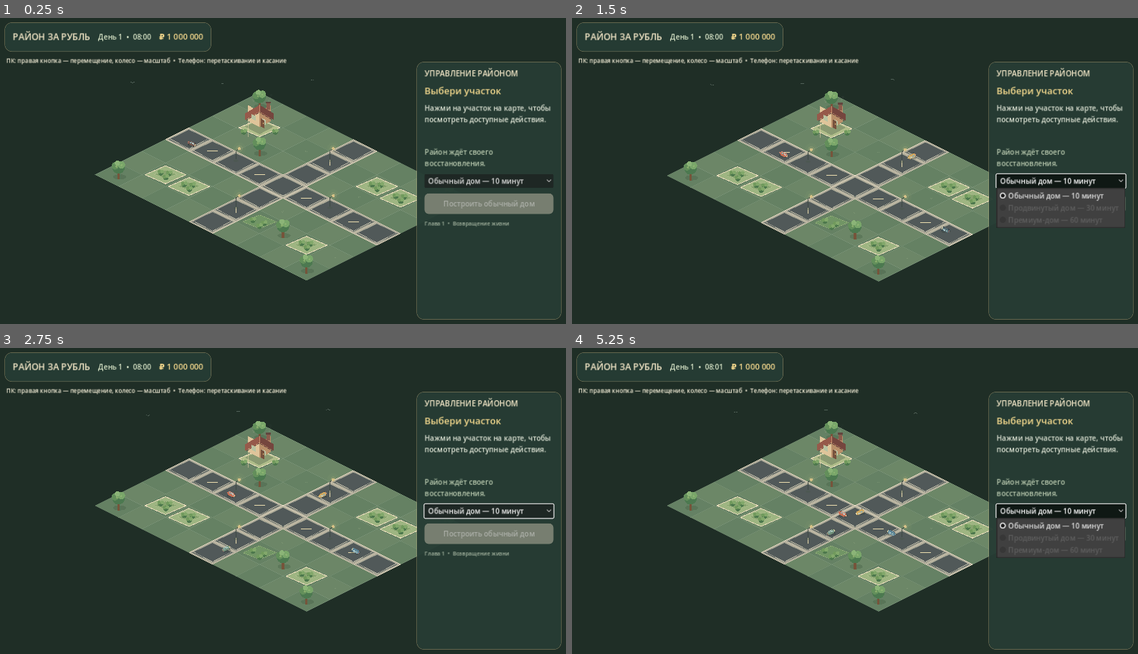
Above: before the commit, frames 1-4 (two rows, left to right).
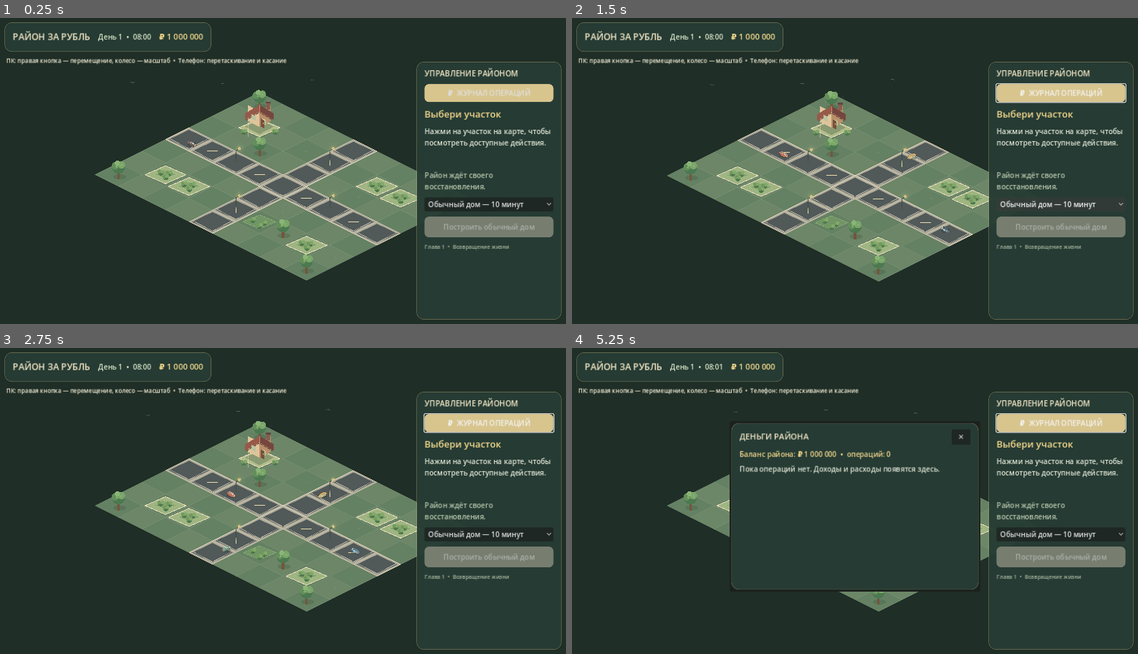
Above: after the commit, the same moments.

Repository: wellbi-creator/rayon-za-rubl
Game: Godot game, scene res://scenes/main.tscn
Same seed, same stepped clock (60 frames per second), same inputs: the game is played once before the commit and once after it.
Inputs (mouse positions are in pixels of both pictures, inside the frame that each line leads up to):
- Up to frame 1 (0.25 s): no input
- Up to frame 2 (1.5 s): click (1058, 94) at 0.5 s, where only the run after the commit has a clickable "₽ ЖУРНАЛ ОПЕРАЦИЙ"; click "Обычный дом — 10 минут" at 1.25 s
- Up to frame 3 (2.75 s): tap Enter at 2 s; move the mouse to (407, 488) at 2.02 s; hold D from 2.03 s (still down); click (407, 488) at 2.17 s
- Up to frame 4 (5.25 s): release D at 2.75 s; drag from (741, 522) to (826, 571) at 2.77 s; move the mouse to (911, 436) at 3.52 s; hold D 3.53-4.25 s; drag from (826, 571) to (685, 458) at 4.27 s; tap Space at 5 s; move the mouse to (1024, 556) at 5.02 s; hold A from 5.03 s (still down)

The runs differ from the first frame. In frame 1, 6.3% of the frame differs, in the area x 74-98%, y 21-76%; in frame 2, 6.9%; in frame 3, 6.7%; in frame 4, 25%, in the area x 27-98%, y 21-80%.

Commit message:
M3.2: add transaction history popup

Diff:
--- a/scripts/main.gd
+++ b/scripts/main.gd
@@ -46,6 +46,9 @@
 var status_label: Label
 var control_root: Control
 var hint_label: Label
+var transaction_popup: PopupPanel
+var transaction_rows: VBoxContainer
+var transaction_summary_label: Label
 
 func _ready() -> void:
 	economy = EconomyServiceScript.new()
@@ -94,6 +97,7 @@
 	layer.add_child(root)
 	control_root = root
 	root.resized.connect(_on_interface_resized)
+	_create_transaction_history_popup()
 
 	var top_panel := PanelContainer.new()
 	top_panel.set_anchors_and_offsets_preset(Control.PRESET_TOP_LEFT)
@@ -147,6 +151,14 @@
 	heading.add_theme_color_override("font_color", Color("#f4e8c8"))
 	content.add_child(heading)
 
+	var transaction_button := Button.new()
+	transaction_button.text = "₽  ЖУРНАЛ ОПЕРАЦИЙ"
+	transaction_button.custom_minimum_size = Vector2(0, 40)
+	transaction_button.add_theme_stylebox_override("normal", _button_style(Color("#d8c58e")))
+	transaction_button.add_theme_stylebox_override("hover", _button_style(Color("#ead7a5")))
+	transaction_button.pressed.connect(_on_transaction_history_pressed)
+	content.add_child(transaction_button)
+
 	plot_title = Label.new()
 	plot_title.text = "Выбери участок"
 	plot_title.add_theme_font_size_override("font_size", 21)
@@ -278,6 +290,127 @@
 	footer.add_theme_font_size_override("font_size", 12)
 	footer.add_theme_color_override("font_color", Color("#a9b8a3"))
 	content.add_child(footer)
+
+
+func _create_transaction_history_popup() -> void:
+	transaction_popup = PopupPanel.new()
+	transaction_popup.title = "Журнал денежных операций"
+	transaction_popup.size = Vector2i(560, 380)
+	transaction_popup.transient = true
+	transaction_popup.exclusive = true
+	add_child(transaction_popup)
+
+	var panel := PanelContainer.new()
+	panel.set_anchors_and_offsets_preset(Control.PRESET_FULL_RECT)
+	panel.add_theme_stylebox_override("panel", _panel_style(Color("#263c34"), 0.98))
+	transaction_popup.add_child(panel)
+
+	var content := VBoxContainer.new()
+	content.add_theme_constant_override("separation", 10)
+	panel.add_child(content)
+
+	var header := HBoxContainer.new()
+	content.add_child(header)
+
+	var title := Label.new()
+	title.text = "ДЕНЬГИ РАЙОНА"
+	title.size_flags_horizontal = Control.SIZE_EXPAND_FILL
+	title.add_theme_font_size_override("font_size", 18)
+	title.add_theme_color_override("font_color", Color("#f4e8c8"))
+	header.add_child(title)
+
+	var close_button := Button.new()
+	close_button.text = "✕"
+	close_button.custom_minimum_size = Vector2(42, 34)
+	close_button.pressed.connect(transaction_popup.hide)
+	header.add_child(close_button)
+
+	transaction_summary_label = Label.new()
+	transaction_summary_label.add_theme_color_override("font_color", Color("#f4d98d"))
+	content.add_child(transaction_summary_label)
+
+	var scroll := ScrollContainer.new()
+	scroll.size_flags_vertical = Control.SIZE_EXPAND_FILL
+	scroll.custom_minimum_size = Vector2(500, 250)
+	content.add_child(scroll)
+
+	transaction_rows = VBoxContainer.new()
+	transaction_rows.size_flags_horizontal = Control.SIZE_EXPAND_FILL
+	transaction_rows.add_theme_constant_override("separation", 6)
+	scroll.add_child(transaction_rows)
+
+
+func _on_transaction_history_pressed() -> void:
+	_refresh_transaction_history()
+	transaction_popup.popup_centered(Vector2i(560, 380))
+
+
+func _refresh_transaction_history() -> void:
+	if transaction_rows == null or economy == null:
+		return
+	var entries := economy.get_transaction_history()
+	transaction_summary_label.text = "Баланс района: ₽ %s  •  операций: %d" % [
+		_format_money(economy.balance),
+		entries.size()
+	]
+	for child in transaction_rows.get_children():
+		transaction_rows.remove_child(child)
+		child.queue_free()
+
+	if entries.is_empty():
+		var empty_label := Label.new()
+		empty_label.text = "Пока операций нет. Доходы и расходы появятся здесь."
+		empty_label.autowrap_mode = TextServer.AUTOWRAP_WORD_SMART
+		empty_label.add_theme_color_override("font_color", Color("#e0e5d6"))
+		transaction_rows.add_child(empty_label)
+		return
+
+	for index in range(entries.size() - 1, -1, -1):
+		var entry: Dictionary = entries[index]
+		var amount := int(entry.get("amount", 0))
+		var reason := str(entry.get("reason", "Операция"))
+		var stamp := int(entry.get("timestamp", 0))
+		var date_data := Time.get_datetime_dict_from_unix_time(stamp)
+		var date_text := "%02d.%02d.%04d  •  %02d:%02d" % [
+			int(date_data.get("day", 1)),
+			int(date_data.get("month", 1)),
+			int(date_data.get("year", 1970)),
+			int(date_data.get("hour", 0)),
+			int(date_data.get("minute", 0))
+		]
+
+		var row_panel := PanelContainer.new()
+		row_panel.add_theme_stylebox_override("panel", _panel_style(Color("#354b40"), 0.9))
+		transaction_rows.add_child(row_panel)
+
+		var row := HBoxContainer.new()
+		row.add_theme_constant_override("separation", 10)
+		row_panel.add_child(row)
+
+		var details := VBoxContainer.new()
+		details.size_flags_horizontal = Control.SIZE_EXPAND_FILL
+		details.add_theme_constant_override("separation", 2)
+		row.add_child(details)
+
+		var reason_label := Label.new()
+		reason_label.text = reason
+		reason_label.autowrap_mode = TextServer.AUTOWRAP_WORD_SMART
+		reason_label.add_theme_color_override("font_color", Color("#f4e8c8"))
+		details.add_child(reason_label)
+
+		var date_label := Label.new()
+		date_label.text = date_text
+		date_label.add_theme_font_size_override("font_size", 11)
+		date_label.add_theme_color_override("font_color", Color("#b9c9ae"))
+		details.add_child(date_label)
+
+		var amount_label := Label.new()
+		var sign := "+" if amount > 0 else "−"
+		amount_label.text = "%s ₽%s" % [sign, _format_money(absi(amount))]
+		amount_label.add_theme_font_size_override("font_size", 15)
+		amount_label.add_theme_color_override("font_color", Color("#a9d58d") if amount > 0 else Color("#f0a18d"))
+		amount_label.vertical_alignment = VERTICAL_ALIGNMENT_CENTER
+		row.add_child(amount_label)
 
 
 func _on_interface_resized() -> void:
